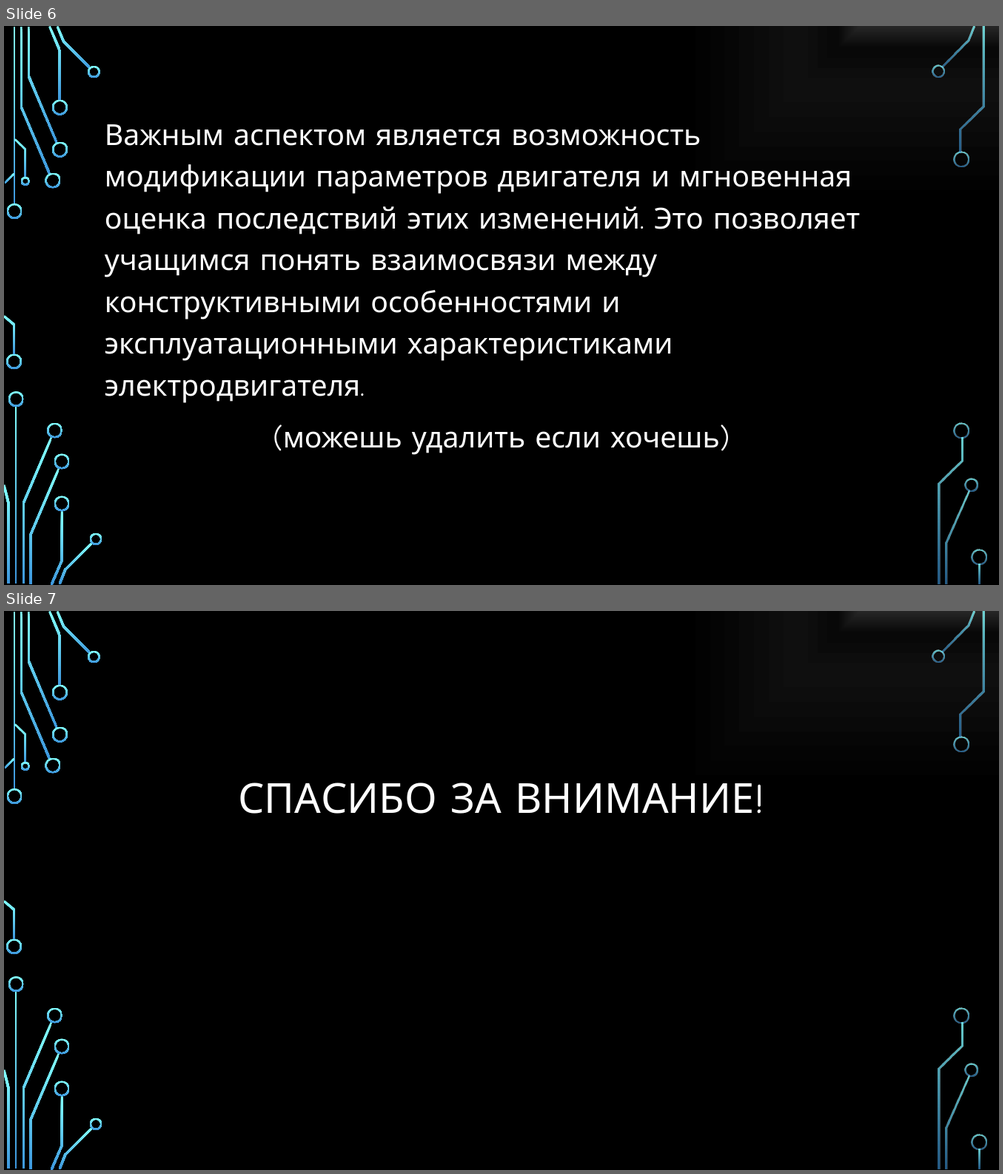
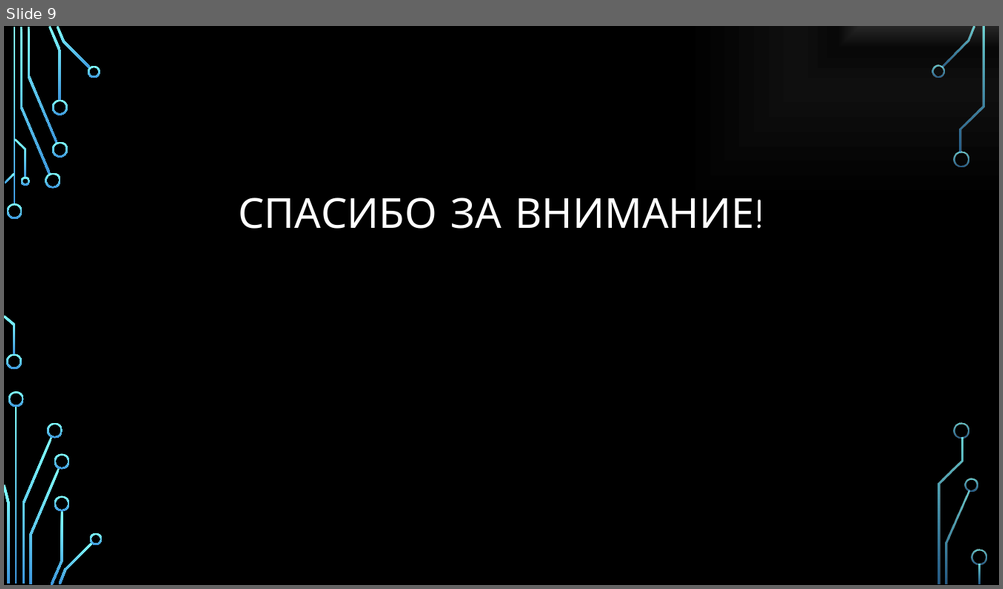
Before and after one commit to Zorkijvolk/electric_motor, a slide deck: docs/ru/Создание виртуальной учебной модели электродвигателя.pptx. Shown one above the other, each under a label of ours: slides 6 and 7 before the commit, slide 9 after it. The pictures are 1003x1174 and 1003x589 pixels, drawn with LibreOffice and Linux fonts; fonts in the diff are those of the drawing; background and template pictures are left out. Boxes give left, top, right and bottom in pixels: in the first picture for what was removed or moved away, otherwise in the second. Text is boxed around its words. In the diff, an @@ line names an element or a change of style, - is before the commit and + after.

```diff
--- a/docs/ru/Создание виртуальной учебной модели электродвигателя.pptx
+++ b/docs/ru/Создание виртуальной учебной модели электродвигателя.pptx
@@ slide 6 removed at [4, 26, 999, 585], background picture (left out); not listed: 36 template elements that a slide beside it also shows @@
@@ text removed at [105, 124, 860, 455] @@
-Важным аспектом является возможность модификации параметров двигателя и мгновенная оценка последствий этих изменений. Это позволяет учащимся понять взаимосвязи между конструктивными особенностями и эксплуатационными характеристиками электродвигателя.
-(можешь удалить если хочешь)
@@ what was slide 7 is now slide 9 @@
```
Also in this commit, not shown: 5 slides changed, 3 slides added, 2 other files.
